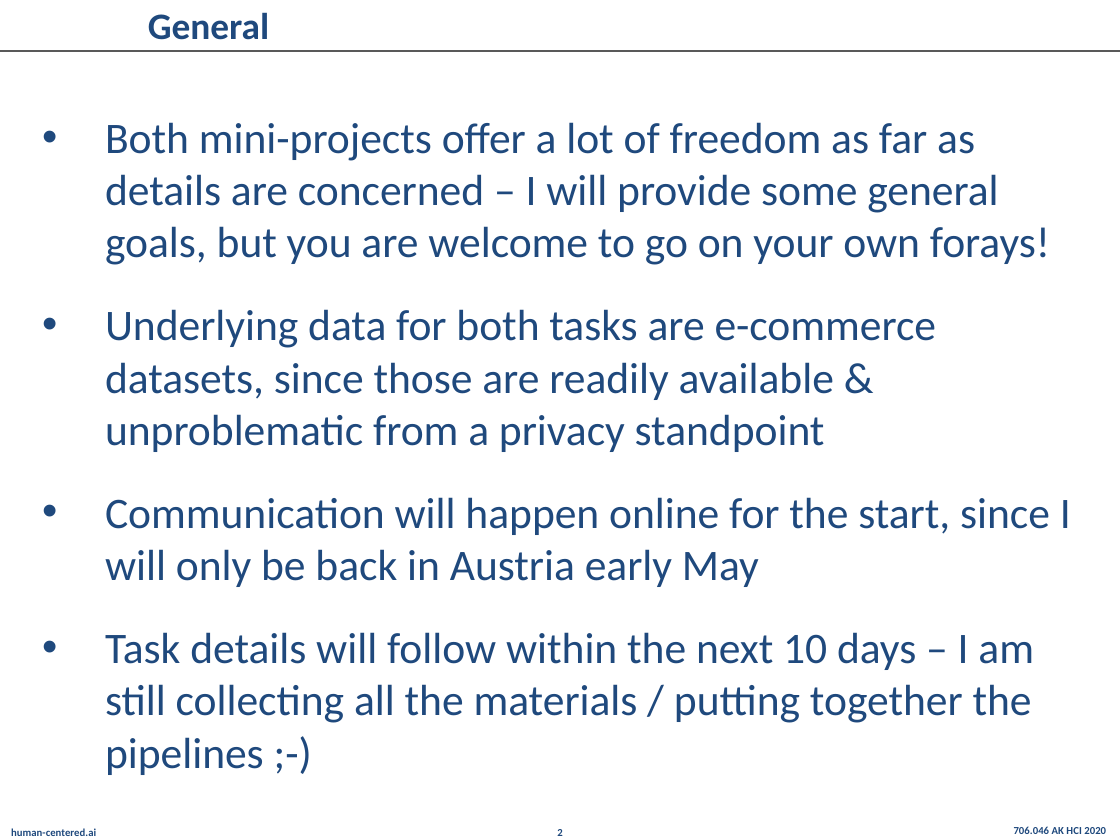
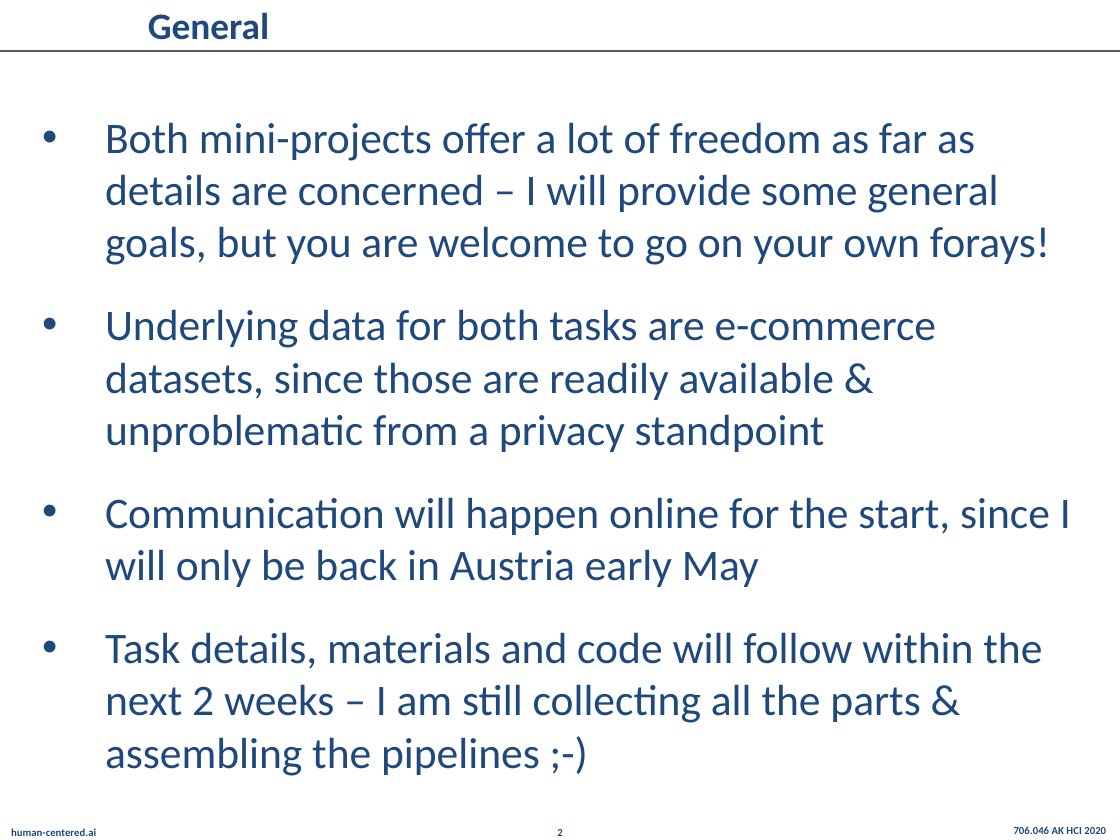
Before and after one commit to cassinius/akhci-2020, a slide deck: slide 2 of miniprojects_presentation/706.046-AK-HCI-2020--Bernd_Malle.pptx. Drawn at 1120x840 pixels with LibreOffice and Linux fonts; fonts in the diff are those of the drawing; background and template pictures are left out. Boxes give left, top, right and bottom in pixels: in the first picture for what was removed or moved away, otherwise in the second. Text is boxed around its words. In the diff, an @@ line names an element or a change of style, - is before the commit and + after.

```diff
--- a/miniprojects_presentation/706.046-AK-HCI-2020--Bernd_Malle.pptx
+++ b/miniprojects_presentation/706.046-AK-HCI-2020--Bernd_Malle.pptx
@@ text at [105, 632, 1042, 776]: text changed @@
-• Task details will follow within the next 10 days – I am still collecting all the materials / putting together the pipelines ;-)
+• Task details, materials and code will follow within the next 2 weeks – I am still collecting all the parts & assembling the pipelines ;-)
```
Also in this commit, not shown: 5 other slides changed, 6 other files.
